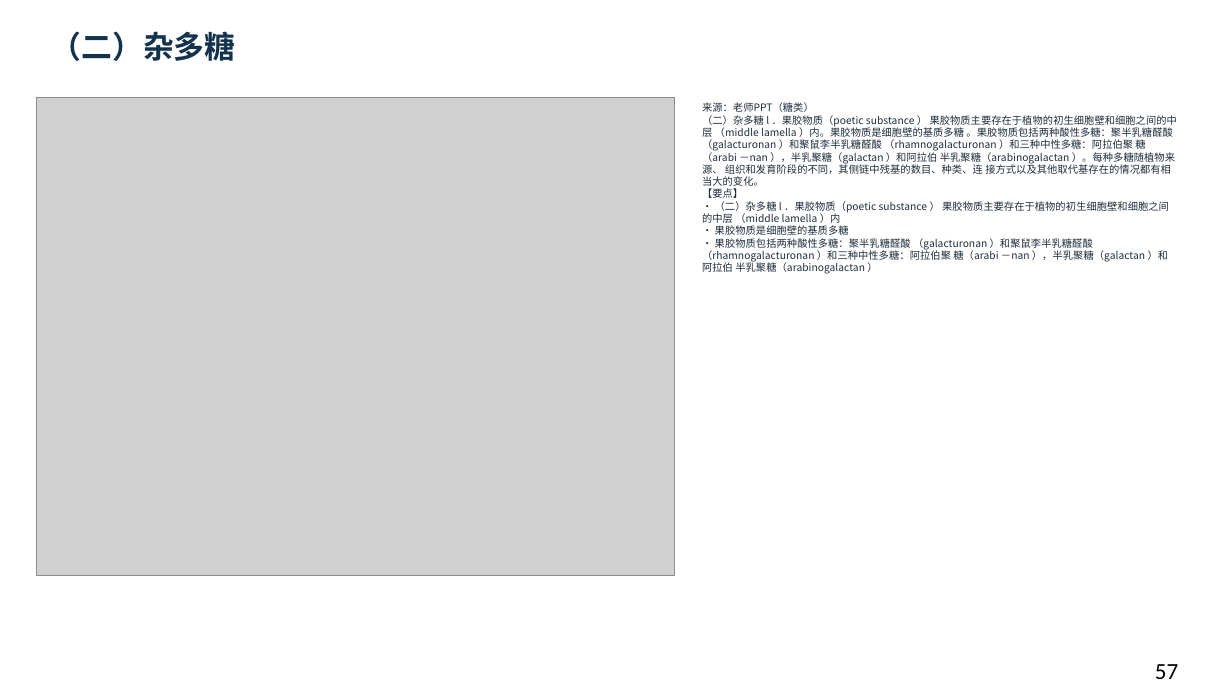
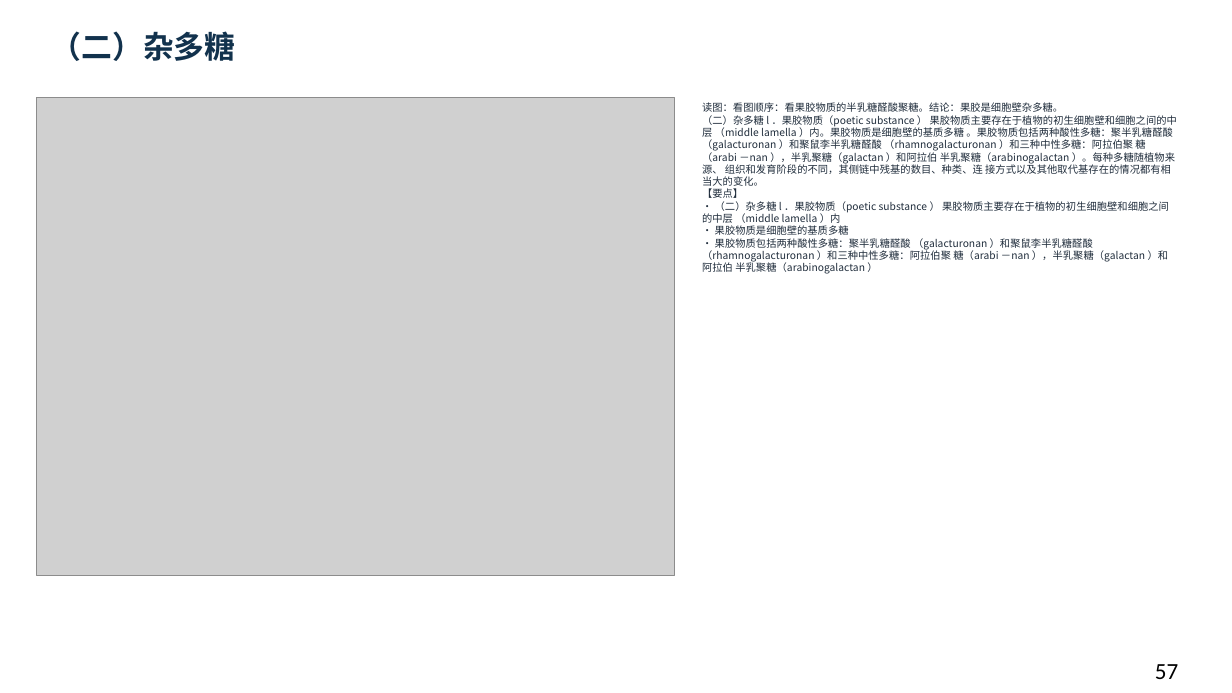
Before and after one commit to newkan-li/Biochemistry, a slide deck: slide 57 of downloads/bc09-ai-style.pptx. Drawn at 1232x693 pixels with LibreOffice and Linux fonts; fonts in the diff are those of the drawing; grey boxes stand for pictures. Boxes give left, top, right and bottom in pixels: in the first picture for what was removed or moved away, otherwise in the second. Text is boxed around its words. In the diff, an @@ line names an element or a change of style, - is before the commit and + after.

Commit message:
bc09补64页老师原页读图讲解:39页缺图注全部补齐,下载PPT同步;版本20261112cdm

```diff
--- a/downloads/bc09-ai-style.pptx
+++ b/downloads/bc09-ai-style.pptx
@@ text at (702,102,1177,274): text changed @@
-来源：老师PPT（糖类）
-（二）杂多糖 l ．果胶物质（poetic substance ） 果胶物质主要存在于植物的初生细胞壁和细胞之间的中层 （middle lamella ）内。果胶物质是细胞壁的基质多糖 。果胶物质包括两种酸性多糖：聚半乳糖醛酸 （galacturonan ）和聚鼠李半乳糖醛酸 （rhamnogalacturonan ）和三种中性多糖：阿拉伯聚 糖（arabi －nan ），半乳聚糖（galactan ）和阿拉伯 半乳聚糖（arabinogalactan ）。每种多糖随植物来源、 组织和发育阶段的不同，其侧链中残基的数目、种类、连 接方式以及其他取代基存在的情况都有相当大的变化。
-【要点】
-• （二）杂多糖 l ．果胶物质（poetic substance ） 果胶物质主要存在于植物的初生细胞壁和细胞之间的中层 （middle lamella ）内
-• 果胶物质是细胞壁的基质多糖
-• 果胶物质包括两种酸性多糖：聚半乳糖醛酸 （galacturonan ）和聚鼠李半乳糖醛酸 （rhamnogalacturonan ）和三种中性多糖：阿拉伯聚 糖（arabi －nan ），半乳聚糖（galactan ）和阿拉伯 半乳聚糖（arabinogalactan ）
+读图：看图顺序：看果胶物质的半乳糖醛酸聚糖。结论：果胶是细胞壁杂多糖。
+（二）杂多糖 l ．果胶物质（poetic substance ） 果胶物质主要存在于植物的初生细胞壁和细胞之间的中层 （middle lamella ）内。果胶物质是细胞壁的基质多糖 。果胶物质包括两种酸性多糖：聚半乳糖醛酸 （galacturonan ）和聚鼠李半乳糖醛酸 （rhamnogalacturonan ）和三种中性多糖：阿拉伯聚 糖（arabi －nan ），半乳聚糖（galactan ）和阿拉伯 半乳聚糖（arabinogalactan ）。每种多糖随植物来源、 组织和发育阶段的不同，其侧链中残基的数目、种类、连 接方式以及其他取代基存在的情况都有相当大的变化。
+【要点】
+• （二）杂多糖 l ．果胶物质（poetic substance ） 果胶物质主要存在于植物的初生细胞壁和细胞之间的中层 （middle lamella ）内
+• 果胶物质是细胞壁的基质多糖
+• 果胶物质包括两种酸性多糖：聚半乳糖醛酸 （galacturonan ）和聚鼠李半乳糖醛酸 （rhamnogalacturonan ）和三种中性多糖：阿拉伯聚 糖（arabi －nan ），半乳聚糖（galactan ）和阿拉伯 半乳聚糖（arabinogalactan ）
```
Also in this commit, not shown: 104 other slides changed, 5 other files.
